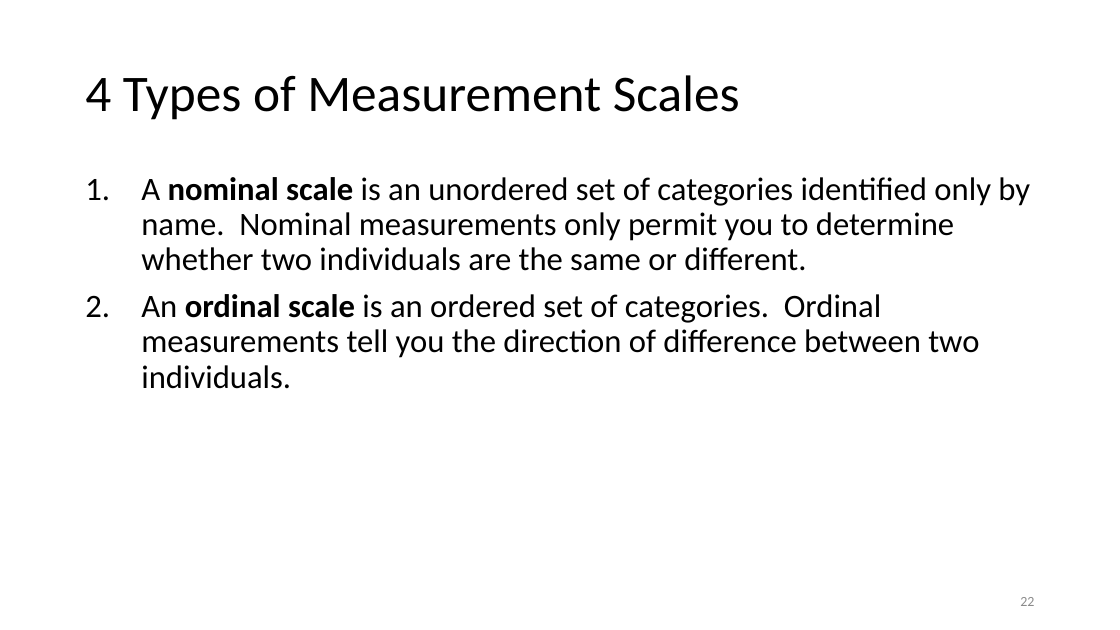
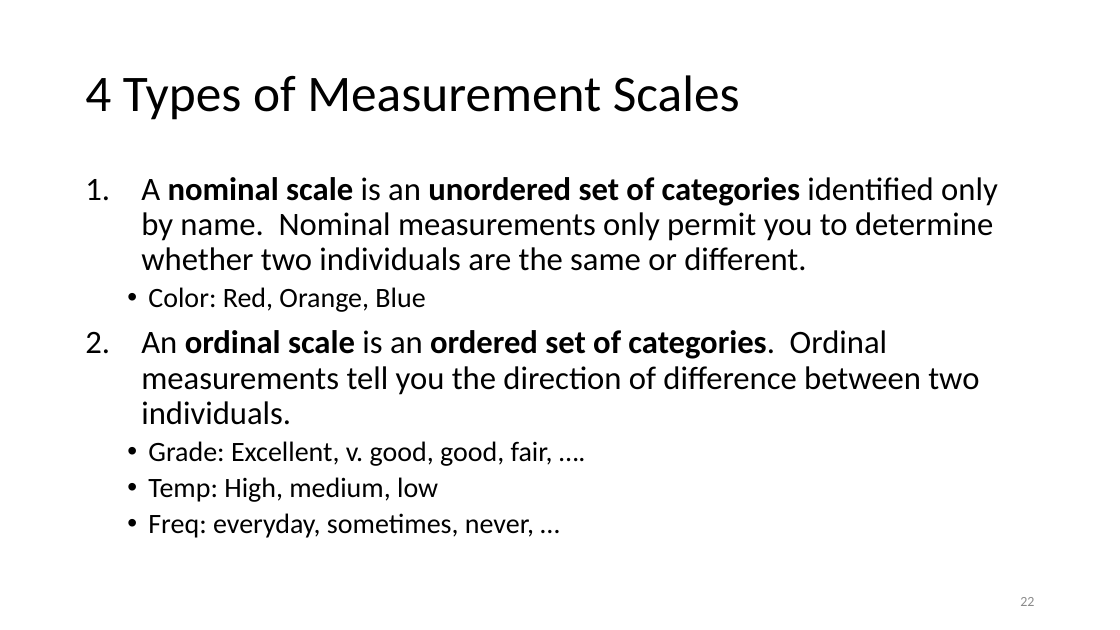
Before and after one commit to motazsaad/Math-Statistics-DataScience, a slide deck: slide 22 of slides/01 Intro to Statisitics.pptx. Drawn at 1120x630 pixels with LibreOffice and Linux fonts; fonts in the diff are those of the drawing. Boxes give left, top, right and bottom in pixels: in the first picture for what was removed or moved away, otherwise in the second. Text is boxed around its words. In the diff, an @@ line names an element or a change of style, - is before the commit and + after.

```diff
--- a/slides/01 Intro to Statisitics.pptx
+++ b/slides/01 Intro to Statisitics.pptx
@@ text at box(141, 177, 998, 425): bold on in "unordered set of categories", "ordered set of categories." @@
@@ text at box(148, 287, 425, 312): paragraph added @@
+  • Color: Red, Orange, Blue
@@ text at box(148, 441, 553, 538): paragraphs added @@
+  • Grade: Excellent, v. good, good, fair, ….
+  • Temp: High, medium, low
+  • Freq: everyday, sometimes, never, …
```
Also in this commit, not shown: 3 other slides changed, 4 slides added, 4 slides removed, 1 other file.
